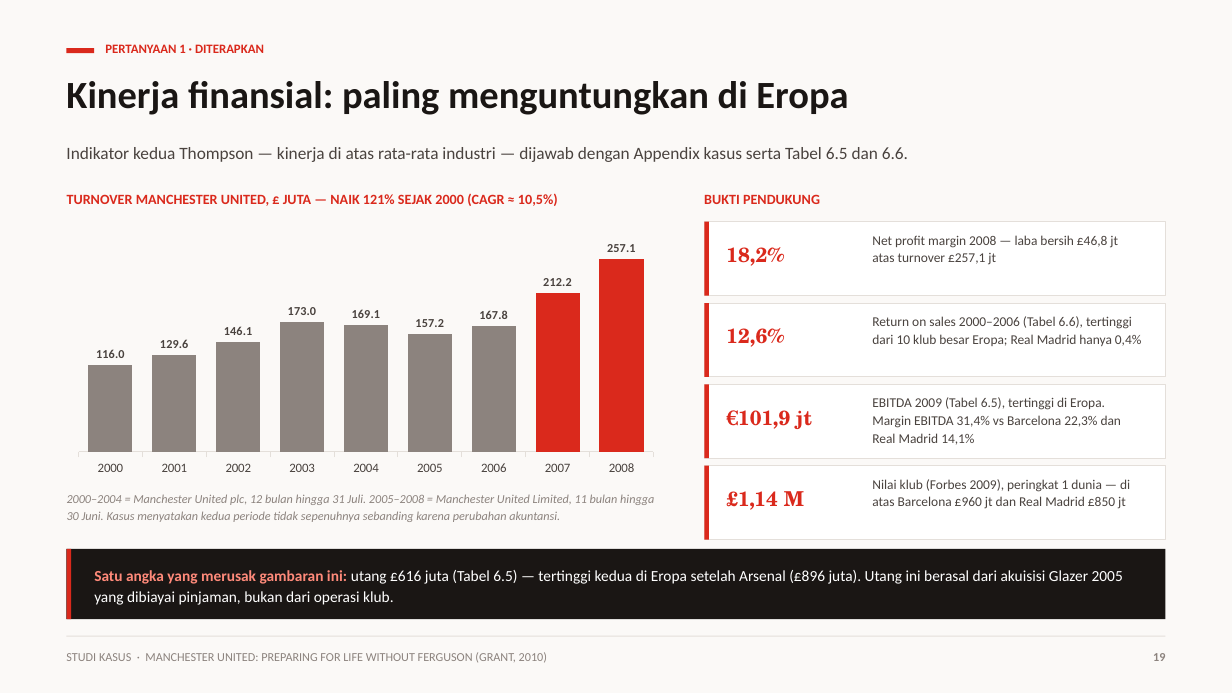
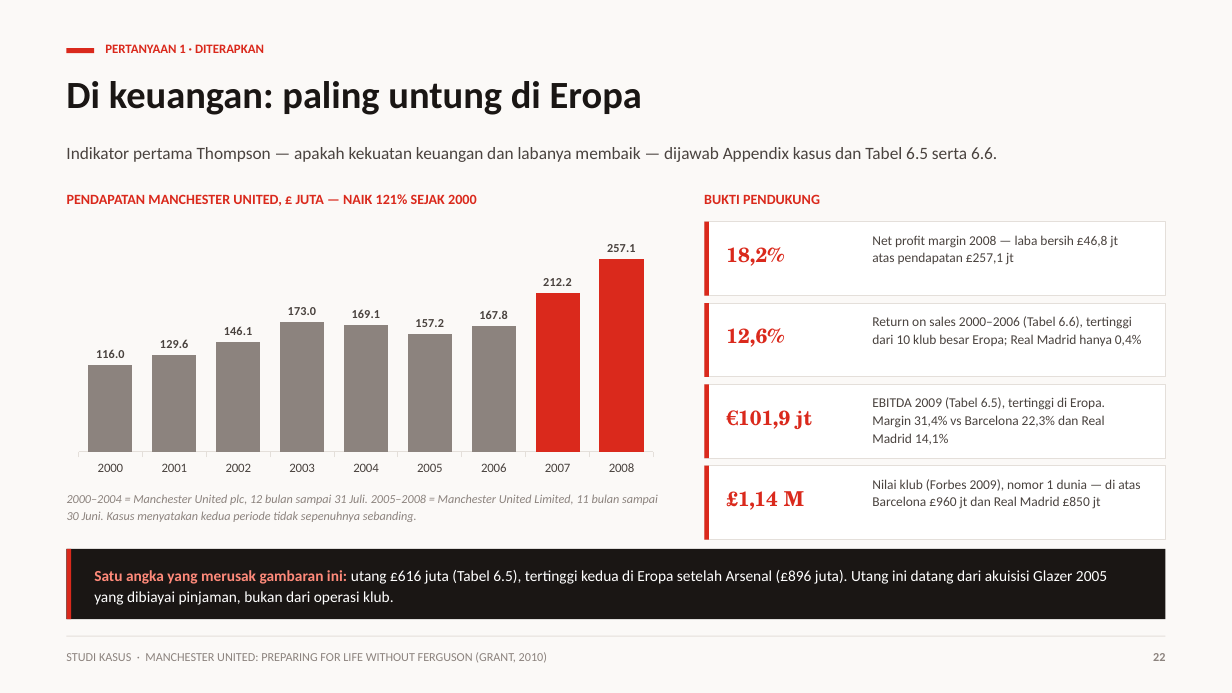
Before and after one commit to aslihabnuri/Dom-Manipulation, a slide deck: slide 22 of strategic-management-manchester-united/Kelompok 4 - Strategic Management - Chapter 4 & Manchester United.pptx (slide 19 before the commit). Drawn at 1232x693 pixels with LibreOffice and Linux fonts; fonts in the diff are those of the drawing. Boxes give left, top, right and bottom in pixels: in the first picture for what was removed or moved away, otherwise in the second. Text is boxed around its words. In the diff, an @@ line names an element or a change of style, - is before the commit and + after.

```diff
--- a/strategic-management-manchester-united/Kelompok 4 - Strategic Management - Chapter 4 & Manchester United.pptx
+++ b/strategic-management-manchester-united/Kelompok 4 - Strategic Management - Chapter 4 & Manchester United.pptx
@@ text at bbox=[66, 81, 642, 115]: text changed @@
-Kinerja finansial: paling menguntungkan di Eropa
+Di keuangan: paling untung di Eropa
@@ text at bbox=[66, 147, 997, 162]: text changed @@
-Indikator kedua Thompson — kinerja di atas rata-rata industri — dijawab dengan Appendix kasus serta Tabel 6.5 dan 6.6.
+Indikator pertama Thompson — apakah kekuatan keuangan dan labanya membaik — dijawab Appendix kasus dan Tabel 6.5 serta 6.6.
@@ text at bbox=[67, 194, 477, 206]: text changed @@
-TURNOVER MANCHESTER UNITED, £ JUTA — NAIK 121% SEJAK 2000 (CAGR ≈ 10,5%)
+PENDAPATAN MANCHESTER UNITED, £ JUTA — NAIK 121% SEJAK 2000
@@ text at bbox=[872, 235, 1118, 265]: text changed @@
-Net profit margin 2008 — laba bersih £46,8 jt atas turnover £257,1 jt
+Net profit margin 2008 — laba bersih £46,8 jt atas pendapatan £257,1 jt
@@ text at bbox=[872, 397, 1105, 445]: text changed @@
-EBITDA 2009 (Tabel 6.5), tertinggi di Eropa. Margin EBITDA 31,4% vs Barcelona 22,3% dan Real Madrid 14,1%
+EBITDA 2009 (Tabel 6.5), tertinggi di Eropa. Margin 31,4% vs Barcelona 22,3% dan Real Madrid 14,1%
@@ text at bbox=[872, 479, 1140, 509]: text changed @@
-Nilai klub (Forbes 2009), peringkat 1 dunia — di atas Barcelona £960 jt dan Real Madrid £850 jt
+Nilai klub (Forbes 2009), nomor 1 dunia — di atas Barcelona £960 jt dan Real Madrid £850 jt
@@ text at bbox=[67, 494, 658, 522]: text changed @@
-2000–2004 = Manchester United plc, 12 bulan hingga 31 Juli. 2005–2008 = Manchester United Limited, 11 bulan hingga 30 Juni. Kasus menyatakan kedua periode tidak sepenuhnya sebanding karena perubahan akuntansi.
+2000–2004 = Manchester United plc, 12 bulan sampai 31 Juli. 2005–2008 = Manchester United Limited, 11 bulan sampai 30 Juni. Kasus menyatakan kedua periode tidak sepenuhnya sebanding.
@@ text at bbox=[94, 570, 1107, 605]: text changed @@
-Satu angka yang merusak gambaran ini: utang £616 juta (Tabel 6.5) — tertinggi kedua di Eropa setelah Arsenal (£896 juta). Utang ini berasal dari akuisisi Glazer 2005 yang dibiayai pinjaman, bukan dari operasi klub.
+Satu angka yang merusak gambaran ini: utang £616 juta (Tabel 6.5), tertinggi kedua di Eropa setelah Arsenal (£896 juta). Utang ini datang dari akuisisi Glazer 2005 yang dibiayai pinjaman, bukan dari operasi klub.
```
Also in this commit, not shown: 17 other slides changed, 14 slides added, 14 slides removed, 5 other files.
